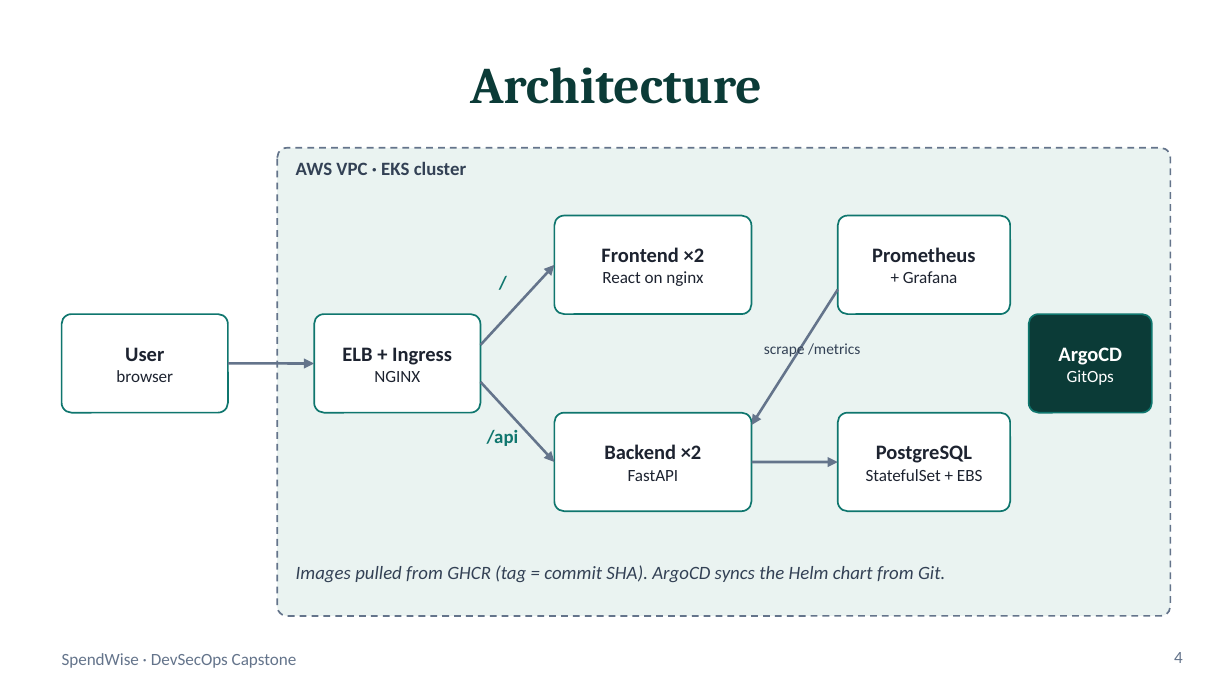
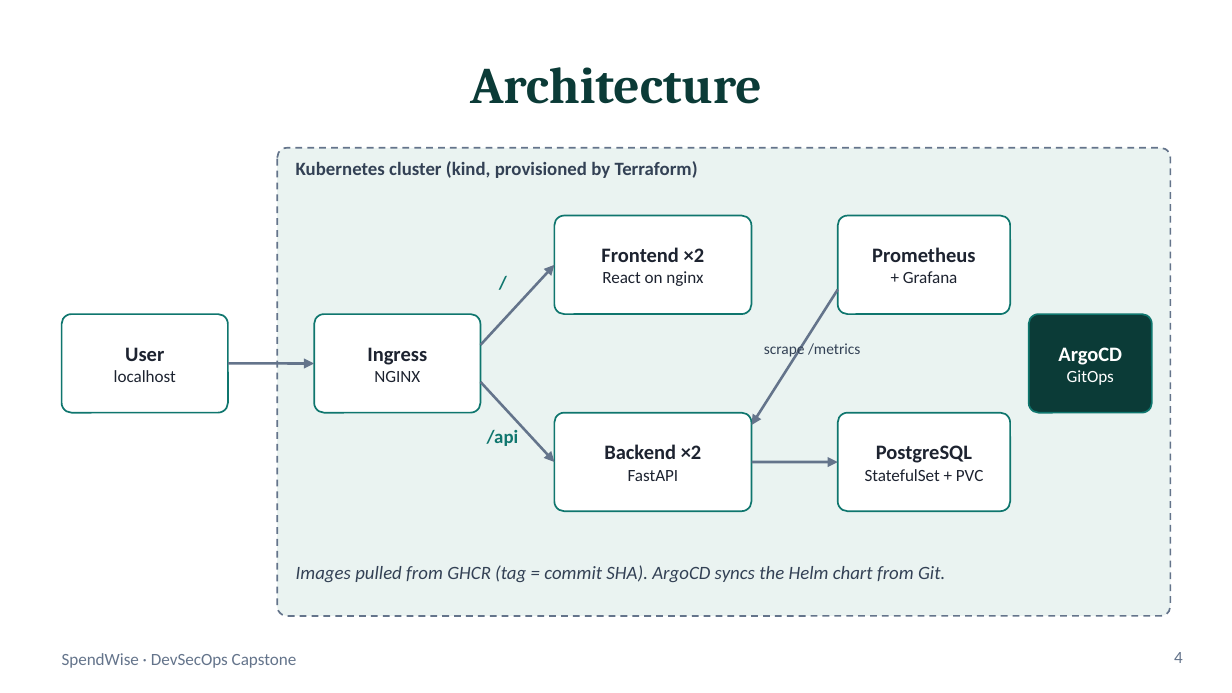
Before and after one commit to PiyushhBansal/spendwise, a slide deck: slide 4 of demo/SpendWise-Presentation.pptx. Drawn at 1232x693 pixels with LibreOffice and Linux fonts; fonts in the diff are those of the drawing. Boxes give left, top, right and bottom in pixels: in the first picture for what was removed or moved away, otherwise in the second. Text is boxed around its words. In the diff, an @@ line names an element or a change of style, - is before the commit and + after.

Commit message:
docs(demo): add PDF slide deck and update slides and video script for local cluster

```diff
--- a/demo/SpendWise-Presentation.pptx
+++ b/demo/SpendWise-Presentation.pptx
@@ text at bbox=[296, 161, 698, 178]: text changed @@
-AWS VPC · EKS cluster
+Kubernetes cluster (kind, provisioned by Terraform)
@@ text at bbox=[367, 347, 427, 365]: text changed @@
-ELB + Ingress
+Ingress
@@ text at bbox=[114, 370, 176, 382]: text changed @@
-browser
+localhost
@@ text at bbox=[865, 469, 983, 481]: text changed @@
-StatefulSet + EBS
+StatefulSet + PVC
```
Also in this commit, not shown: 6 other slides changed, 1 slide added, 1 slide removed, 2 other files.
